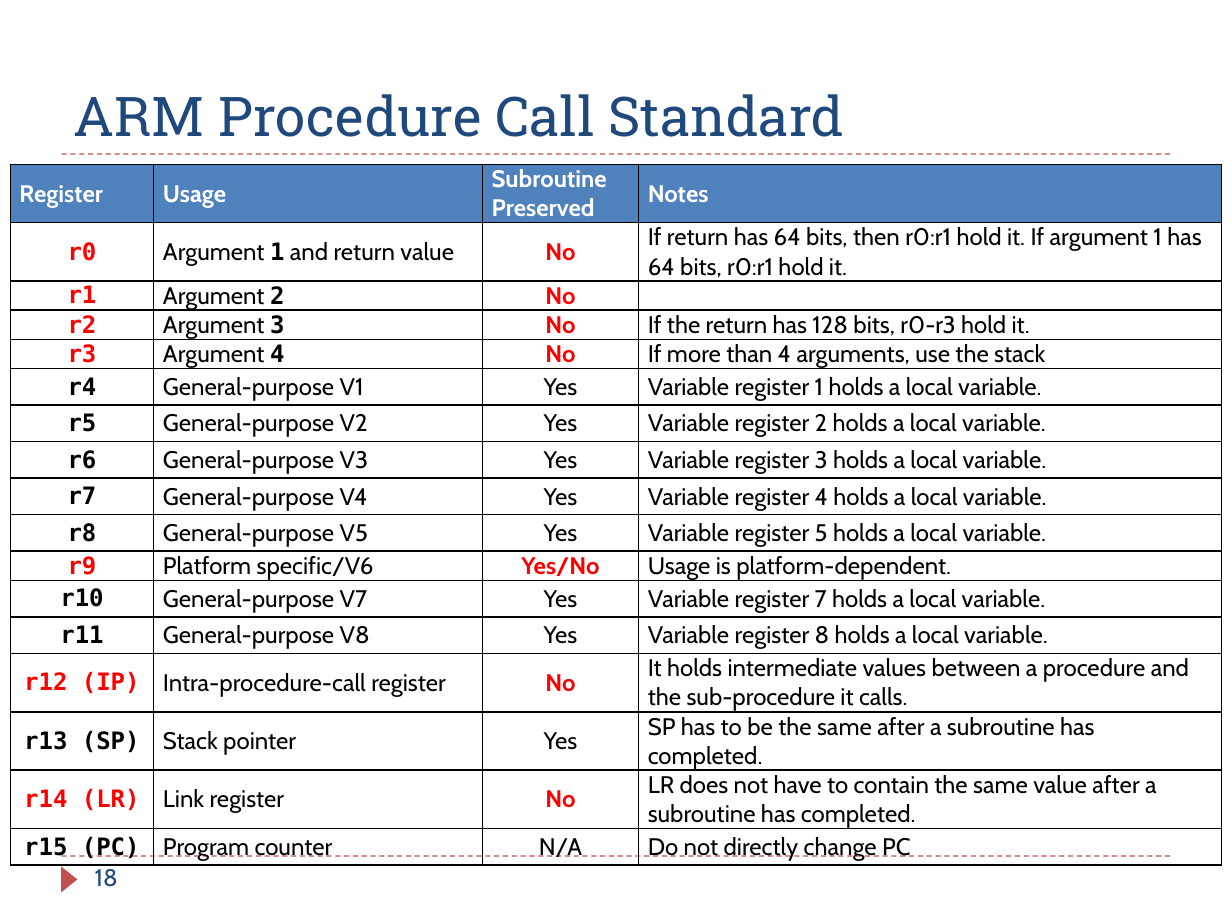
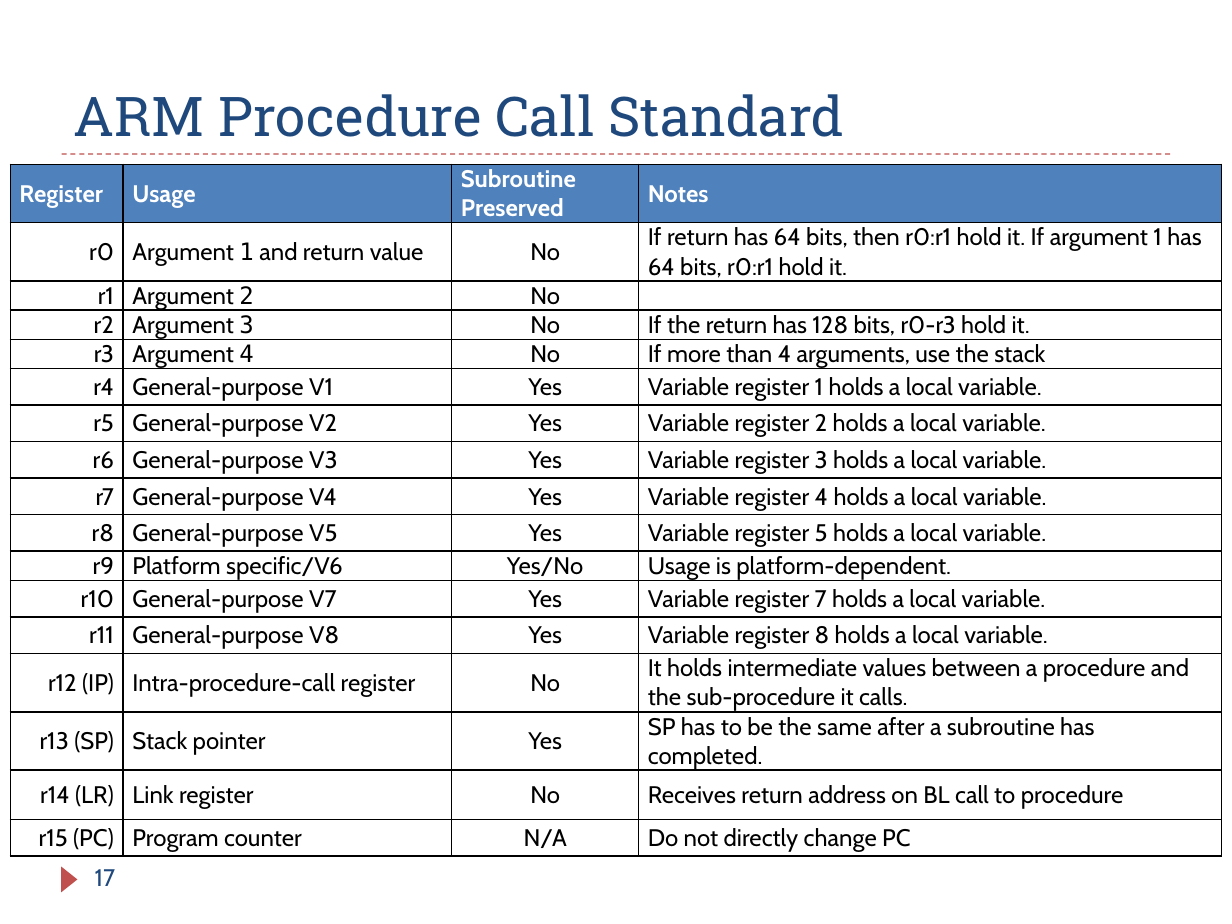
Before and after one commit to guhofstra/CSC111Fa25, a slide deck: slide 17 of PPTs/Ch8_ARM_Subroutines_1_Parameters_Registers.pptx (slide 18 before the commit). Drawn at 1232x924 pixels with LibreOffice and Linux fonts; fonts in the diff are those of the drawing. Boxes give left, top, right and bottom in pixels: in the first picture for what was removed or moved away, otherwise in the second. Text is boxed around its words. In the diff, an @@ line names an element or a change of style, - is before the commit and + after.

```diff
--- a/PPTs/Ch8_ARM_Subroutines_1_Parameters_Registers.pptx
+++ b/PPTs/Ch8_ARM_Subroutines_1_Parameters_Registers.pptx
@@ table at [10, 164, 1222, 856] @@
-row 16, column 4: LR does not have to contain the same value after a subroutine has completed.
+row 16, column 4: Receives return address on BL call to procedure
@@ font DejaVu Sans Mono to Cabin in "r0", "r1", "r2", "r3" and 12 more places @@
@@ text colour #FF0000 to #000000 in "r0", "No", "r1", "No" and 10 more places @@
@@ bold off in "r0", "1", "No", "r1" and 23 more places @@
@@ alignment centre to right @@
@@ page number at [95, 869, 116, 886]: text changed @@
-18
+17
```
Also in this commit, not shown: 2 slides added, 1 slide removed, 19 other files.
